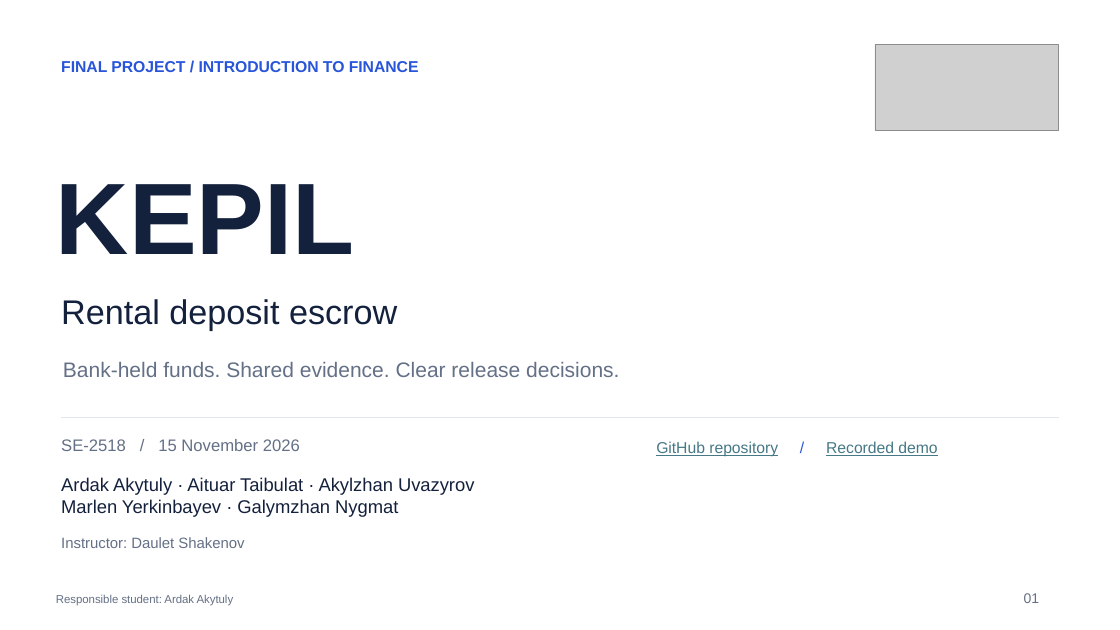
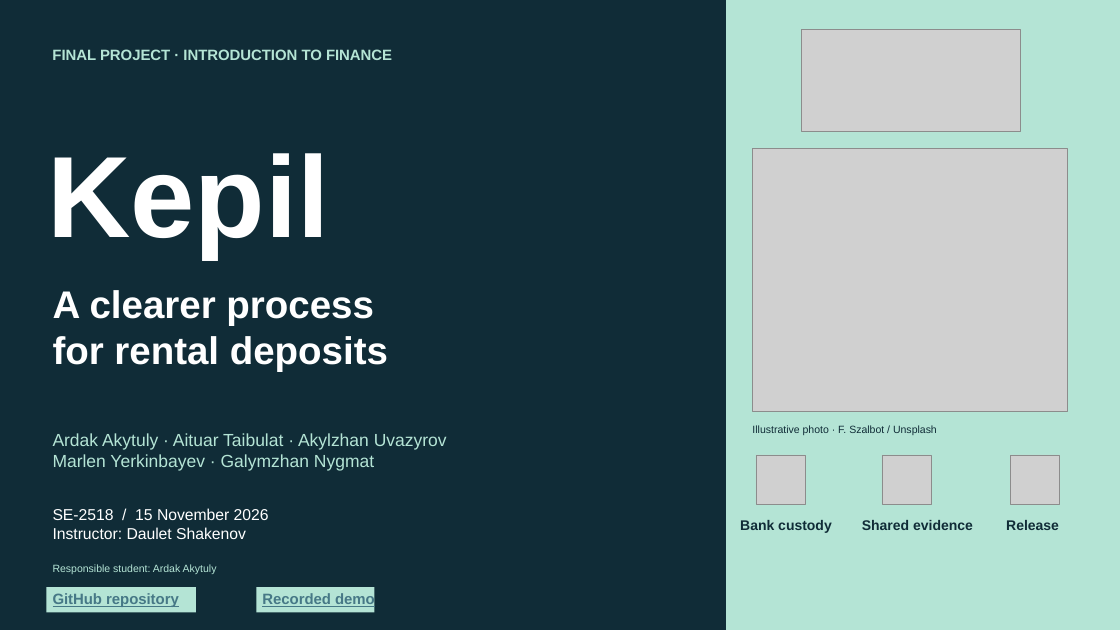
Before and after one commit to Arlan-prog/FinanceFinal, a slide deck: slide 1 of Final_Project_Presentation.pptx. Drawn at 1120x630 pixels with LibreOffice and Linux fonts; fonts in the diff are those of the drawing; grey boxes stand for pictures. Boxes give left, top, right and bottom in pixels: in the first picture for what was removed or moved away, otherwise in the second. Text is boxed around its words. In the diff, an @@ line names an element or a change of style, - is before the commit and + after.

Commit message:
Redesign final presentation with diagrams, icons and credited photographs

```diff
--- a/Final_Project_Presentation.pptx
+++ b/Final_Project_Presentation.pptx
@@ background #FFFFFF to #102C37 @@
@@ rectangle added at [727,0,1120,630], fill #B4E4D5 @@
@@ picture: place and size @@
-picture at [875,45,1060,130]
+picture at [802,29,1020,132]
@@ text at [52,49,392,60]: text changed; size 13.5 to 12.8 pt; text colour #2855D9 to #B4E4D5 @@
-FINAL PROJECT / INTRODUCTION TO FINANCE
+FINAL PROJECT · INTRODUCTION TO FINANCE
@@ picture added at [753,149,1068,411] @@
@@ text at [47,153,329,258]: text changed; size 87 to 99 pt; text colour #14213D to #FFFFFF @@
-KEPIL
+Kepil
@@ text at [53,290,388,372]: text changed; size 18 to 33 pt; text colour #647086 to #FFFFFF; bold on @@
-Bank-held funds. Shared evidence. Clear release decisions.
+A clearer process
+for rental deposits
@@ text removed at [61,299,397,331] @@
-Rental deposit escrow
@@ elbow line removed from (61, 418) to (1059, 418) @@
@@ text "Ardak Akytuly · Aituar Taibulat ...": place and size @@
-text "Ardak Akytuly · Aituar Taibulat ..." at [61,477,474,517]
+text "Ardak Akytuly · Aituar Taibulat ..." at [53,433,447,471]
@@ text "Ardak Akytuly · Aituar Taibulat ..." at [53,433,447,471]: size 15.8 to 15 pt, text colour #14213D to #B4E4D5 @@
@@ text added at [752,425,937,435], 9 pt, text #102C37 @@
+Illustrative photo · F. Szalbot / Unsplash
@@ picture added at [756,455,805,504] @@
@@ picture added at [882,455,931,504] @@
@@ picture added at [1011,455,1060,504] @@
@@ text "SE-2518 / 15 November 2026": place and size @@
-text "SE-2518 / 15 November 2026" at [61,439,300,451]
+text "SE-2518 / 15 November 2026" at [53,508,269,539]
@@ text at [53,508,269,520]: size 14.2 to 13.5 pt, text colour #647086 to #FFFFFF in "SE-2518 / 15 November 2026" @@
@@ text at [53,527,246,539]: paragraph added @@
+Instructor: Daulet Shakenov
@@ text removed at [61,537,244,548] @@
-Instructor: Daulet Shakenov
@@ text added at [740,520,832,533], 12 pt, text #102C37, bold @@
+Bank custody
@@ text added at [862,520,973,530], 12 pt, text #102C37, bold @@
+Shared evidence
@@ text added at [1006,520,1059,530], 12 pt, text #102C37, bold @@
+Release
@@ text "Responsible student: Ardak Akytuly": place and size @@
-text "Responsible student: Ardak Akytuly" at [56,594,234,606]
+text "Responsible student: Ardak Akytuly" at [53,564,217,574]
@@ text "Responsible student: Ardak Akytuly" at [53,564,217,574]: size 9.8 to 9 pt, text colour #647086 to #B4E4D5 @@
@@ rectangle added at [46,587,196,613], fill #B4E4D5 @@
@@ text at [53,593,179,607]: text changed; size 13.5 to 12.8 pt; bold on @@
-GitHub repository / Recorded demo
+GitHub repository
@@ rectangle added at [256,587,375,613], fill #B4E4D5 @@
@@ text added at [262,592,375,608], 12.8 pt, text #467886, bold, underline @@
+Recorded demo
@@ text removed at [1024,593,1040,603] @@
-01
```
Also in this commit, not shown: 15 other slides changed, 7 slides added, 7 slides removed, 11 other files.
